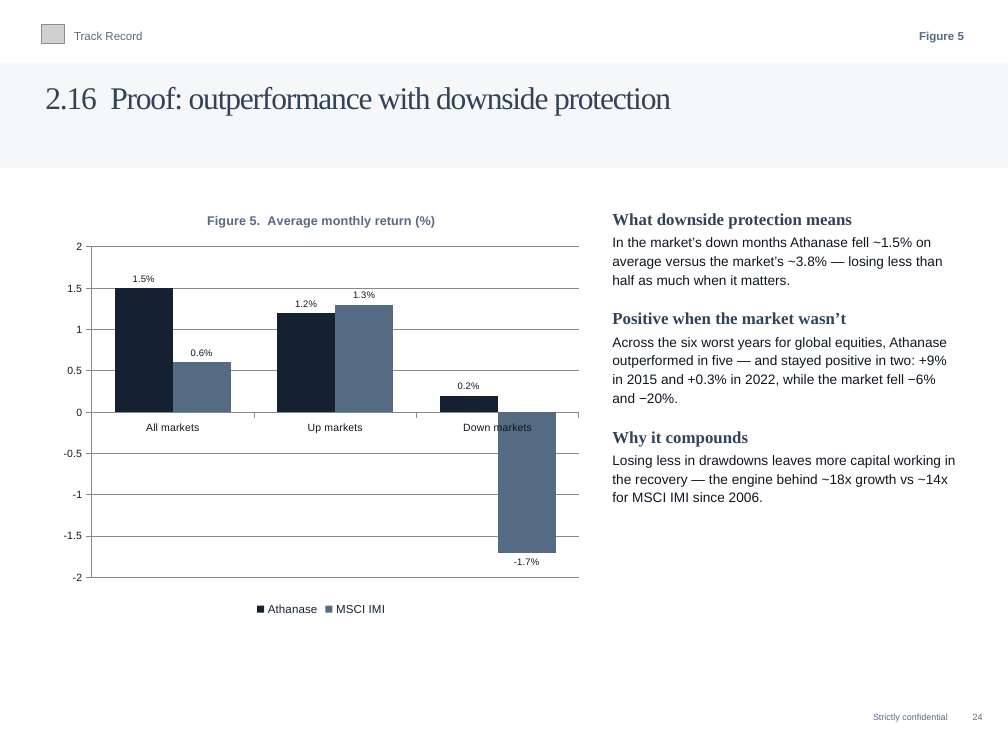
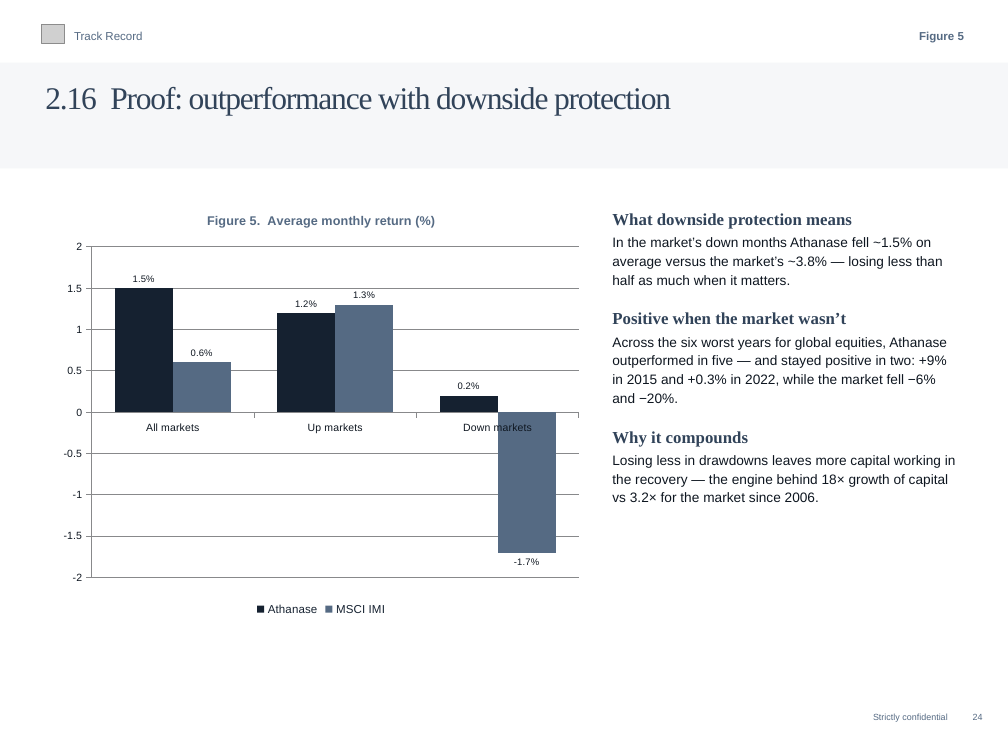
Before and after one commit to charette-lab/Claude, a slide deck: slide 27 of Athanase_Engaged_Ownership_Allocator_Deck.pptx. Drawn at 1008x756 pixels with LibreOffice and Linux fonts; fonts in the diff are those of the drawing; grey boxes stand for pictures. Boxes give left, top, right and bottom in pixels: in the first picture for what was removed or moved away, otherwise in the second. Text is boxed around its words. In the diff, an @@ line names an element or a change of style, - is before the commit and + after.

```diff
--- a/Athanase_Engaged_Ownership_Allocator_Deck.pptx
+++ b/Athanase_Engaged_Ownership_Allocator_Deck.pptx
@@ text at (x1=612, y1=455, x2=956, y2=502): text changed @@
-Losing less in drawdowns leaves more capital working in the recovery — the engine behind ~18x growth vs ~14x for MSCI IMI since 2006.
+Losing less in drawdowns leaves more capital working in the recovery — the engine behind 18× growth of capital vs 3.2× for the market since 2006.
```
Also in this commit, not shown: 4 other slides changed, 2 other files.
